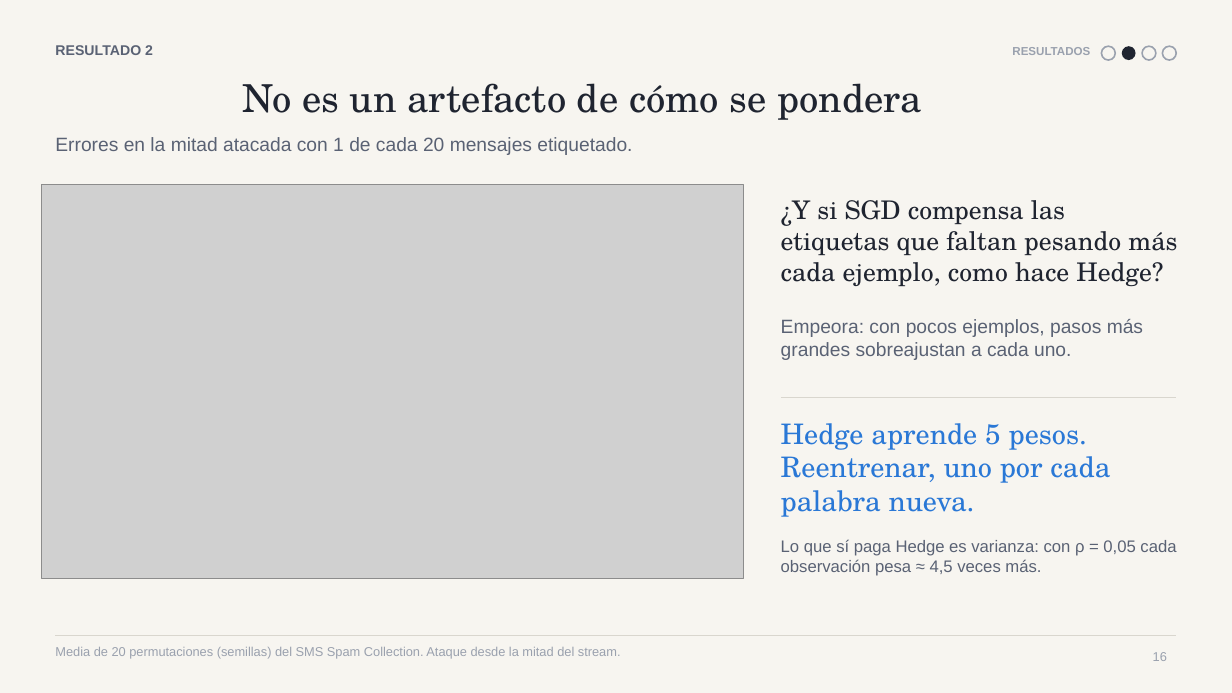
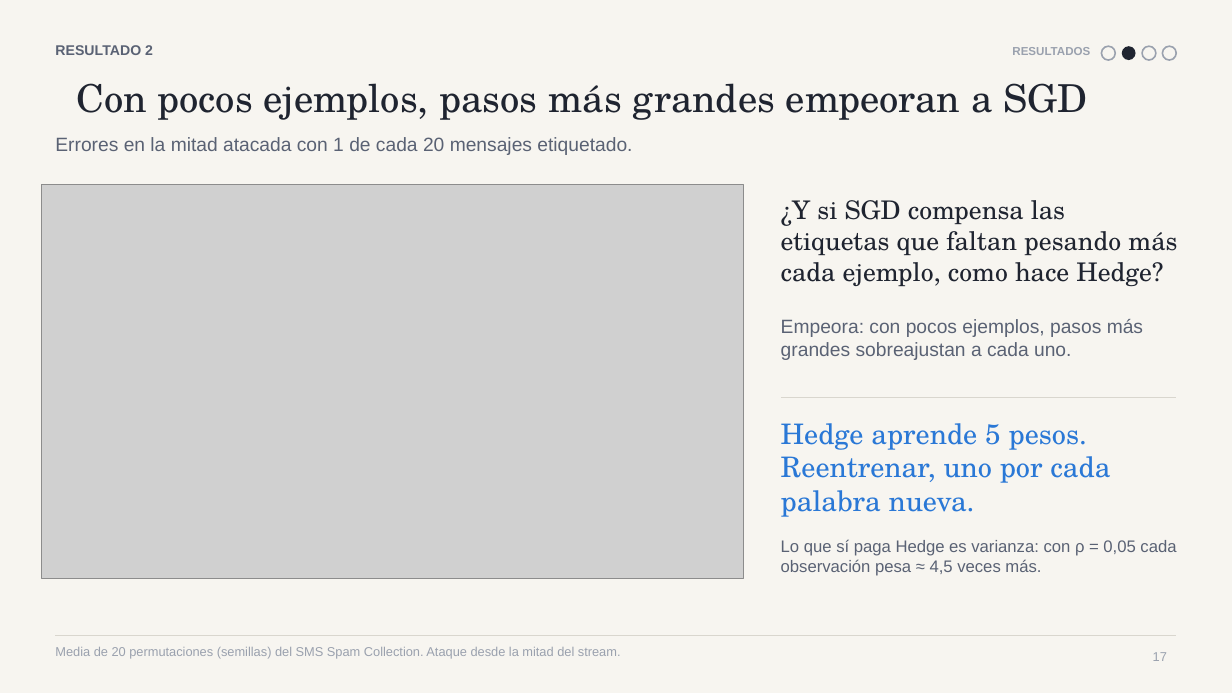
Before and after one commit to pmdiaz/spam-detection-hedge, a slide deck: slide 17 of presentacion/combinar_o_reentrenar v2.pptx (slide 16 before the commit). Drawn at 1232x693 pixels with LibreOffice and Linux fonts; fonts in the diff are those of the drawing; grey boxes stand for pictures. Boxes give left, top, right and bottom in pixels: in the first picture for what was removed or moved away, otherwise in the second. Text is boxed around its words. In the diff, an @@ line names an element or a change of style, - is before the commit and + after.

```diff
--- a/presentacion/combinar_o_reentrenar v2.pptx
+++ b/presentacion/combinar_o_reentrenar v2.pptx
@@ title at box(76, 83, 1087, 120): text changed @@
-No es un artefacto de cómo se pondera
+Con pocos ejemplos, pasos más grandes empeoran a SGD
@@ page number at box(1153, 652, 1167, 661): text changed @@
-16
+17
```
Also in this commit, not shown: 2 other slides changed, 1 slide added, 5 other files.
